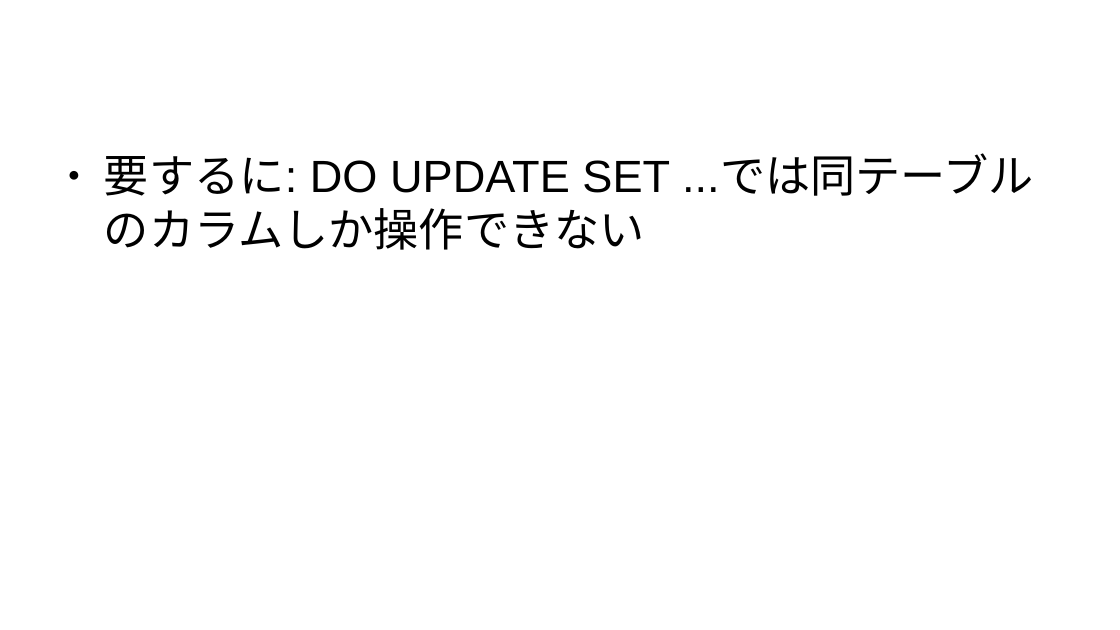
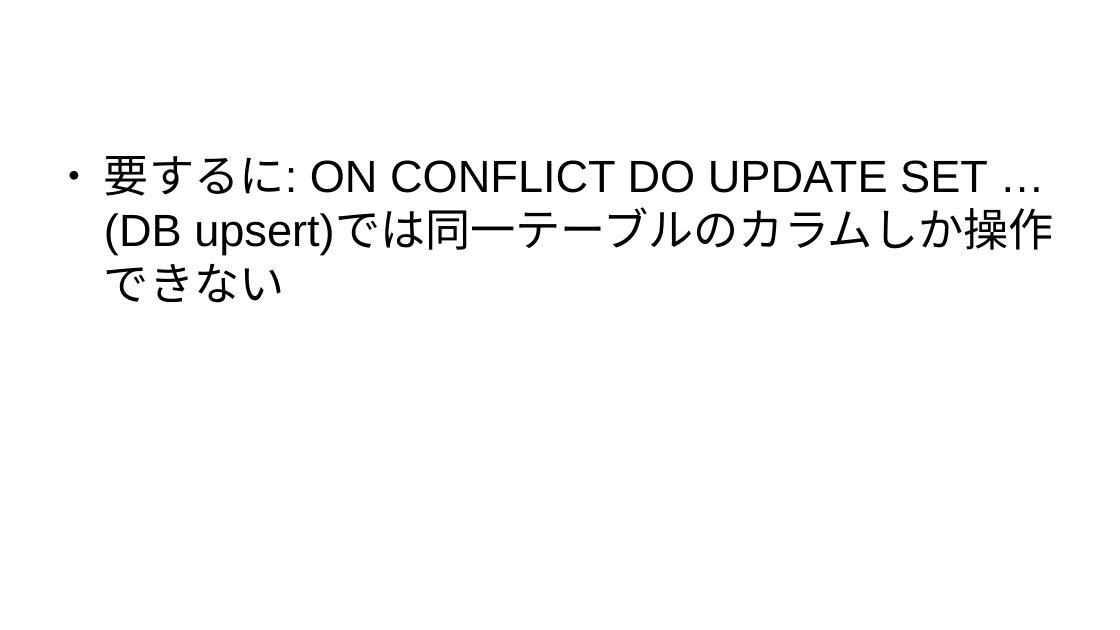
Before and after one commit to kijimad/roam, a slide deck: slide 18 of pdfs/20260616_upsert.odp. Drawn at 1120x630 pixels with LibreOffice and Linux fonts; fonts in the diff are those of the drawing. Boxes give left, top, right and bottom in pixels: in the first picture for what was removed or moved away, otherwise in the second. Text is boxed around its words. In the diff, an @@ line names an element or a change of style, - is before the commit and + after.

```diff
--- a/pdfs/20260616_upsert.odp
+++ b/pdfs/20260616_upsert.odp
@@ text at (x1=104, y1=156, x2=1054, y2=303): text changed @@
-● 要するに: DO UPDATE SET ...では同テーブルのカラムしか操作できない
+● 要するに: ON CONFLICT DO UPDATE SET … (DB upsert)では同一テーブルのカラムしか操作できない
```
Also in this commit, not shown: 7 other slides changed, 1 slide added, 1 slide removed, 6 other files.
